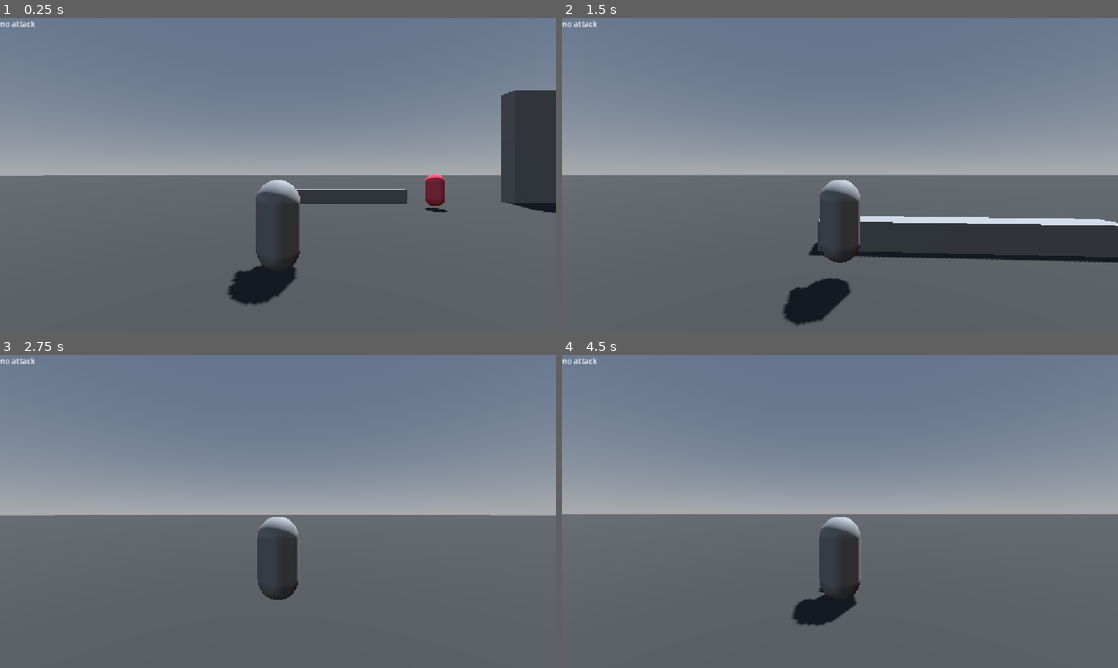
Above: before the commit, frames 1-4 (two rows, left to right).
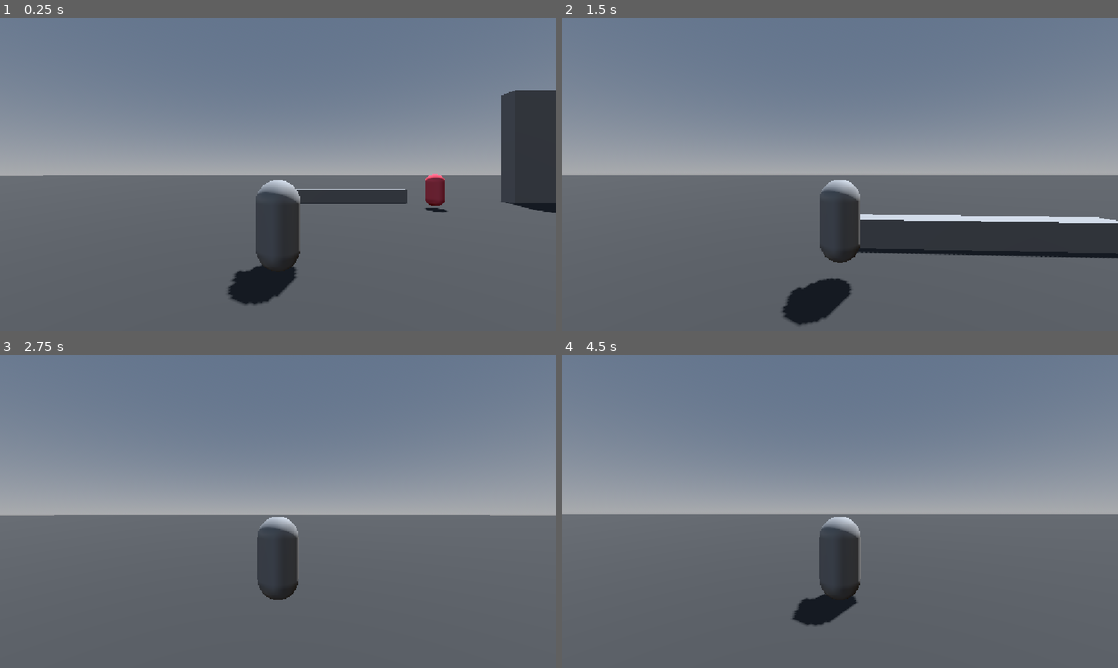
Above: after the commit, the same moments.

Repository: c-dez/fedel
Game: Godot game, scene res://main.tscn
The game is run twice, just before and just after one commit, with the same random seed, the same clock (stepped at 60 frames per second) and the same inputs.
Inputs (mouse positions are in pixels of both pictures, inside the frame that each line leads up to):
- Up to frame 1 (0.25 s): no input
- Up to frame 2 (1.5 s): move the mouse to (867, 174) at 0.52 s; hold W (up) from 0.53 s (still down); tap E (action) at 0.6 s; tap Space (jump) at 0.77, 1.07 s; tap Shift (dodge) at 0.8, 1.35 s; move the mouse to (812, 174) at 1.27 s
- Up to frame 3 (2.75 s): keep holding W (up); tap Space (jump) at 1.52, 1.55, 1.82, 2.1 s; move the mouse to (289, 505) at 2.02 s; tap E (action) at 2.3 s
- Up to frame 4 (4.5 s): keep holding W (up); move the mouse to (834, 517) at 2.77 s; tap E (action) at 2.85 s; tap Space (jump) at 3.02, 3.32, 3.77, 3.8, 4.07 s; tap Shift (dodge) at 3.05, 3.6 s; move the mouse to (878, 514) at 3.52 s; move the mouse to (795, 508) at 4.27 s; click (795, 508) at 4.35 s

The runs differ from the first frame. In frame 1, less than 0.1% of the frame differs, in the area x 0-7%, y 0-3%; in frame 2, 2.0%, in the area x 0-100%, y 0-98%; in frame 3, less than 0.1%; in frame 4, 0.2%.

Commit message:
agregado states Idle, Move a player

Diff:
--- a/Player/player.tscn
+++ b/Player/player.tscn
@@ -4,13 +4,10 @@
 [ext_resource type="Script" uid="uid://kxnnreeqtplu" path="res://Player/scripts/spring_arm_3d.gd" id="2_4ntmi"]
 [ext_resource type="Script" uid="uid://c187l4d0kt1wq" path="res://Player/scripts/camera_follow.gd" id="3_btcbx"]
 [ext_resource type="Script" uid="uid://qmmvw6283vb7" path="res://Player/target_area/target_area.gd" id="4_gwnis"]
-[ext_resource type="Script" uid="uid://bxp0prwxs3065" path="res://Player/attacks/attack_manager.gd" id="5_fhl08"]
-[ext_resource type="Script" uid="uid://dmsfxtn7crr3f" path="res://Player/attacks/proyectile.gd" id="6_fhl08"]
-[ext_resource type="Script" uid="uid://ogb0r0urq7ug" path="res://Player/attacks/stomp.gd" id="7_00tjw"]
-[ext_resource type="Script" uid="uid://dc4rr8gxr87fn" path="res://Player/attacks/finisher.gd" id="7_vtle1"]
-[ext_resource type="Script" uid="uid://cd5x4gejdmofs" path="res://Player/attacks/charge.gd" id="8_apopc"]
+[ext_resource type="Script" uid="uid://dvskwfg0et0df" path="res://state_machine/state_machine.gd" id="6_od3ui"]
+[ext_resource type="Script" uid="uid://dcibmacockb42" path="res://Player/state_machine/states/idle.gd" id="7_00tjw"]
+[ext_resource type="Script" uid="uid://cr1d3xs3f11l7" path="res://Player/state_machine/states/move.gd" id="8_00tjw"]
 [ext_resource type="Script" uid="uid://whi6f7tlx2mr" path="res://Player/scripts/dodge.gd" id="8_od3ui"]
-[ext_resource type="Script" uid="uid://cluco1hb16lhr" path="res://Player/attacks/claws.gd" id="8_x3vf3"]
 
 [sub_resource type="CapsuleShape3D" id="CapsuleShape3D_hvfyp"]
 
@@ -82,32 +79,6 @@
 transform = Transform3D(1, 0, 0, 0, 1, 0, 0, 0, 1, 0, 2.8190308, -9.892761)
 shape = SubResource("BoxShape3D_ktebk")
 
-[node name="AttackManager" type="Node3D" parent="." unique_id=76198094]
-script = ExtResource("5_fhl08")
-
-[node name="Proyectile" type="Node" parent="AttackManager" unique_id=433830205]
-script = ExtResource("6_fhl08")
-
-[node name="Stomp" type="Node" parent="AttackManager" unique_id=1200463259]
-script = ExtResource("7_00tjw")
-
-[node name="StompTimer" type="Timer" parent="AttackManager/Stomp" unique_id=569225371]
-one_shot = true
-
-[node name="StompResetTimer" type="Timer" parent="AttackManager/Stomp" unique_id=2144911326]
-one_shot = true
-
-[node name="Charge" type="Node" parent="AttackManager" unique_id=772311894]
-script = ExtResource("8_apopc")
-
-[node name="Claws" type="Node" parent="AttackManager" unique_id=723285457]
-script = ExtResource("8_x3vf3")
-
-[node name="Orbs" type="Node" parent="AttackManager" unique_id=1666579905]
-
-[node name="Finisher" type="Node" parent="AttackManager" unique_id=1504576753]
-script = ExtResource("7_vtle1")
-
 [node name="DodgeComponent" type="Node" parent="." unique_id=521493245]
 script = ExtResource("8_od3ui")
 
@@ -118,3 +89,15 @@
 unique_name_in_owner = true
 offset_right = 40.0
 offset_bottom = 23.0
+
+[node name="StateMachine" type="Node" parent="." unique_id=161325522]
+script = ExtResource("6_od3ui")
+metadata/_custom_type_script = "uid://dvskwfg0et0df"
+
+[node name="Idle" type="Node" parent="StateMachine" unique_id=1844404119]
+script = ExtResource("7_00tjw")
+metadata/_custom_type_script = "uid://bjhk7q5skhk76"
+
+[node name="Move" type="Node" parent="StateMachine" unique_id=70612700]
+script = ExtResource("8_00tjw")
+metadata/_custom_type_script = "uid://bjhk7q5skhk76"
--- a/Player/scripts/player.gd
+++ b/Player/scripts/player.gd
@@ -18,7 +18,7 @@
 
 @onready var camera = %ThirdPersonCamera
 @onready var skin: Node3D = %Skin
-@onready var attack_manager :AttackManager = $AttackManager
+# @onready var attack_manager :AttackManager = $AttackManager
 @onready var dodge_component:Node = $DodgeComponent
 
 func _ready() -> void:
@@ -26,7 +26,7 @@
 
 
 func _physics_process(delta: float) -> void:
-	move( delta)
+	# move( delta)
 	jump()
 	gravity(delta)
 	move_and_slide()
@@ -39,19 +39,24 @@
 
 
 ## Regresa zero si attack_manager se encuentra atacando
+# func get_input() ->Vector2:
+# 	var input := Input.get_vector(
+# 		'left', 'right',
+# 		'up', 'down'
+# 	)
+
+# 	if attack_manager.is_attacking:
+# 		return Vector2.ZERO
+# 	# elif dodge_component.is_dodging:
+# 	# 	return Vector2.ZERO
+# 	else:
+# 		return input
 func get_input() ->Vector2:
 	var input := Input.get_vector(
 		'left', 'right',
 		'up', 'down'
 	)
-
-	if attack_manager.is_attacking:
-		return Vector2.ZERO
-	# elif dodge_component.is_dodging:
-	# 	return Vector2.ZERO
-	else:
-		return input
-
+	return input
 
 func move(delta: float) -> void:
 	var input = get_input()
--- /dev/null
+++ b/Player/state_machine/states/idle.gd
@@ -0,0 +1,28 @@
+extends State
+
+# Idle
+
+var deceleration:float = 10.0 # TODO referenciar desde player
+@onready var player : Player = owner
+
+func process(_delta: float) -> void:
+	transition_to_state()
+
+
+func physics_process(_delta: float) -> void:
+	player.velocity.x = move_toward(
+		player.velocity.x,
+		0.0,
+		_delta * deceleration
+	)
+
+	player.velocity.z = move_toward(
+		player.velocity.z,
+		0.0,
+		_delta * deceleration
+	)
+
+
+func transition_to_state()->void:
+	if player.get_input().length() > 0.1:
+		emit_signal('change_state_to', self, 'move')
--- /dev/null
+++ b/Player/state_machine/states/move.gd
@@ -0,0 +1,37 @@
+extends State
+
+# MOVE
+var max_speed: float = 10.0
+var acceleration: float = 50.0
+@onready var player: Player = owner
+
+
+func physics_process(_delta: float) -> void:
+	var input = player.get_input()
+
+	var direction := (player.transform.basis * Vector3(
+		input.x,
+		0.0,
+		input.y
+	)).normalized()
+
+	if direction.length() > 0.0:
+		var target_velocity := direction * max_speed
+
+		player.velocity.x = move_toward(
+			player.velocity.x,
+			target_velocity.x,
+			_delta * acceleration
+			)
+
+		player.velocity.z = move_toward(
+			player.velocity.z,
+			target_velocity.z,
+			_delta * acceleration
+			)
+	else:
+		# transition_to_state()
+		emit_signal('change_state_to', self, 'idle')
+
+
+# func transition_to_state()->void:
--- a/state_machine/state.gd
+++ b/state_machine/state.gd
@@ -1,7 +1,7 @@
 extends Node
 class_name State
 
-@onready var state_machine: StateMachine = get_parent()
+# @onready var state_machine: StateMachine = get_parent()
 
 signal change_state_to(current_state: State, new_state: String)
 
@@ -22,6 +22,6 @@
 	pass
 
 
-# func change_state_to()->void:
-	#POR QUE LA TENGO?
-# 	pass
+func transition_to_state()->void:
+
+	pass
--- a/state_machine/state_machine.gd
+++ b/state_machine/state_machine.gd
@@ -3,7 +3,7 @@
 
 
 var current_state: State
-@onready var parent: Node3D = get_parent()
+# @onready var parent: Node3D = get_parent()
 # @onready var current_state:State = get_child(0)
 
 
@@ -12,8 +12,8 @@
 
 
 func _ready() -> void:
+	_set_current_state_at_ready()
 	_set_states_dictionary()
-	_set_current_state_at_ready()
 
 
 func _process(delta: float) -> void:
@@ -46,4 +46,4 @@
 
 
 func _set_current_state_at_ready() -> void:
-	current_state = get_child(0).enter()
+	current_state = get_child(0)
Not shown, added: Player/state_machine/states/idle.gd.uid
Not shown, added: Player/state_machine/states/move.gd.uid
